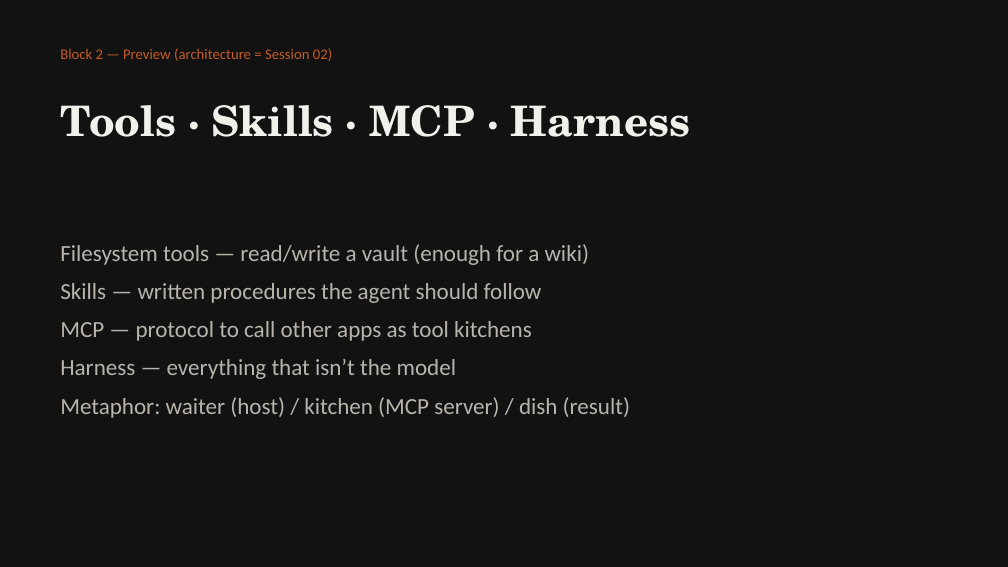
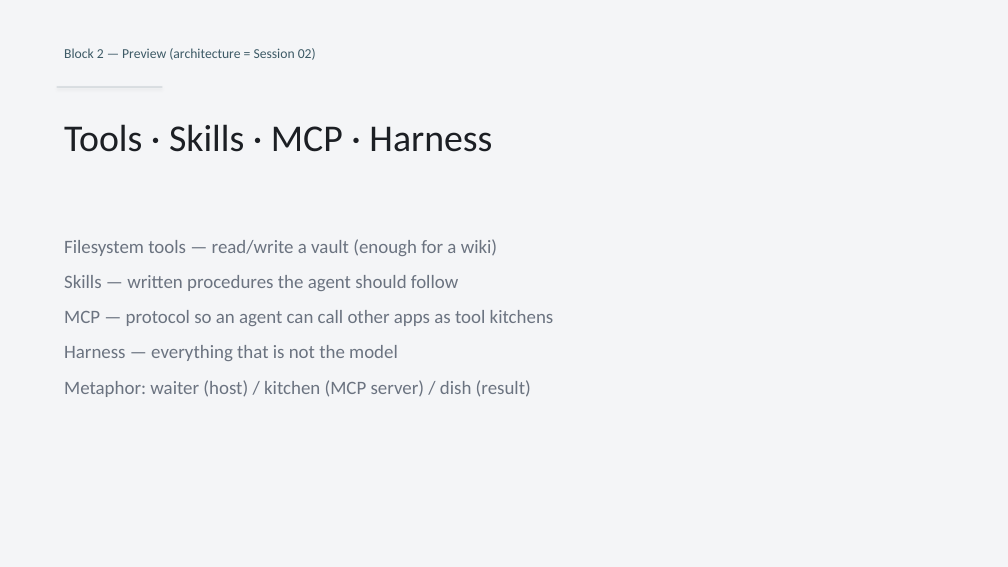
Before and after one commit to kleinstkariert/critical-vibe-coding, a slide deck: slide 6 of course/lectures/01-welcome-landscape-slideshow/01-welcome-landscape.pptx. Drawn at 1008x567 pixels with LibreOffice and Linux fonts; fonts in the diff are those of the drawing. Boxes give left, top, right and bottom in pixels: in the first picture for what was removed or moved away, otherwise in the second. Text is boxed around its words. In the diff, an @@ line names an element or a change of style, - is before the commit and + after.

```diff
--- a/course/lectures/01-welcome-landscape-slideshow/01-welcome-landscape.pptx
+++ b/course/lectures/01-welcome-landscape-slideshow/01-welcome-landscape.pptx
@@ rectangle at (0, 0, 1008, 567): fill #121212 to #F4F5F7 @@
@@ text "Block 2 — Preview (architecture ..." at (64, 48, 316, 60): size 14 to 13 pt, text colour #C45C26 to #3D5A66 @@
@@ rectangle added at (57, 87, 163, 87), fill #3D5A66 @@
@@ text "Tools · Skills · MCP ...": place and size @@
-text "Tools · Skills · MCP ..." at (60, 105, 691, 137)
+text "Tools · Skills · MCP ..." at (64, 124, 492, 152)
@@ text "Tools · Skills · MCP ..." at (64, 124, 492, 152): size 40 to 36 pt, font TeX Gyre Schola to Calibri, text colour #F2F0EB to #1C1F24, bold off @@
@@ text at (64, 239, 531, 397): size 22 to 18 pt, text colour #B8B4AC to #6B7380 in "Filesystem tools — read/write a vault (enough ...", "Skills — written procedures the agent should ...", "Metaphor: waiter (host) / kitchen (MCP server) ..."; more space between paragraphs @@
@@ text at (64, 310, 554, 361): text changed; size 22 to 18 pt; text colour #B8B4AC to #6B7380 @@
-MCP — protocol to call other apps as tool kitchens
-Harness — everything that isn’t the model
+MCP — protocol so an agent can call other apps as tool kitchens
+Harness — everything that is not the model
```
Also in this commit, not shown: 11 other slides changed, 8 slides added, 7 slides removed, 11 other files.
